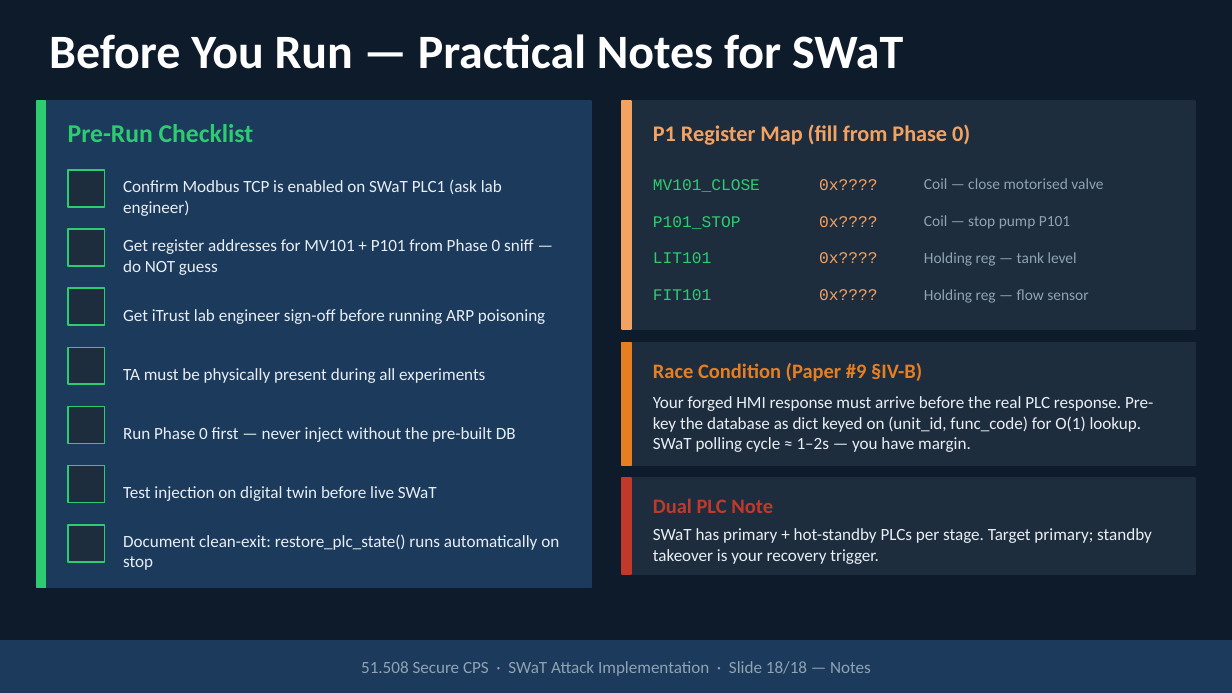
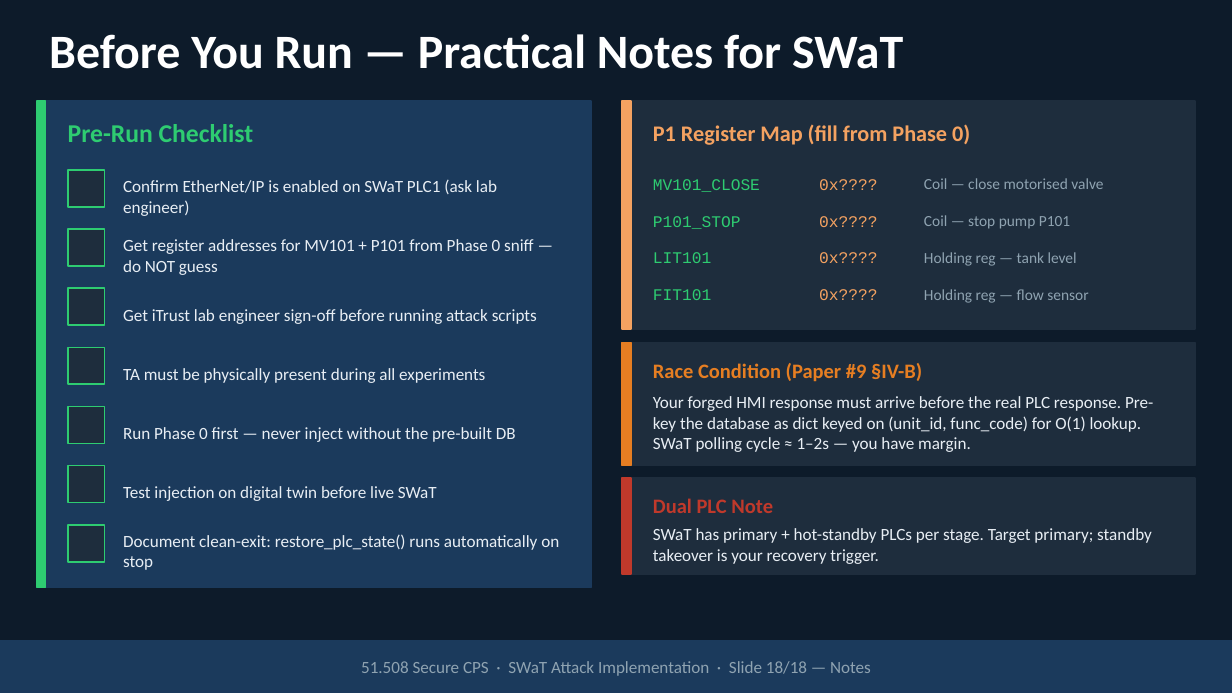
Before and after one commit to kinwee/swat-cps-project, a slide deck: slide 18 of slides/swat_with_images.pptx. Drawn at 1232x693 pixels with LibreOffice and Linux fonts; fonts in the diff are those of the drawing. Boxes give left, top, right and bottom in pixels: in the first picture for what was removed or moved away, otherwise in the second. Text is boxed around its words. In the diff, an @@ line names an element or a change of style, - is before the commit and + after.

```diff
--- a/slides/swat_with_images.pptx
+++ b/slides/swat_with_images.pptx
@@ text at (x1=123, y1=180, x2=497, y2=216): text changed @@
-Confirm Modbus TCP is enabled on SWaT PLC1 (ask lab engineer)
+Confirm EtherNet/IP is enabled on SWaT PLC1 (ask lab engineer)
@@ text at (x1=123, y1=309, x2=537, y2=324): text changed @@
-Get iTrust lab engineer sign-off before running ARP poisoning
+Get iTrust lab engineer sign-off before running attack scripts
```
Also in this commit, not shown: 19 other slides changed, 2 other files.
